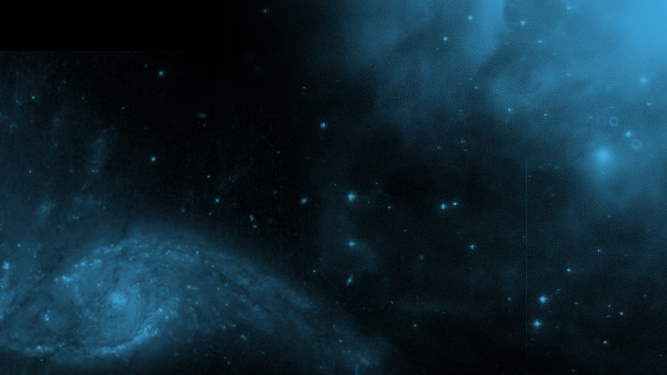
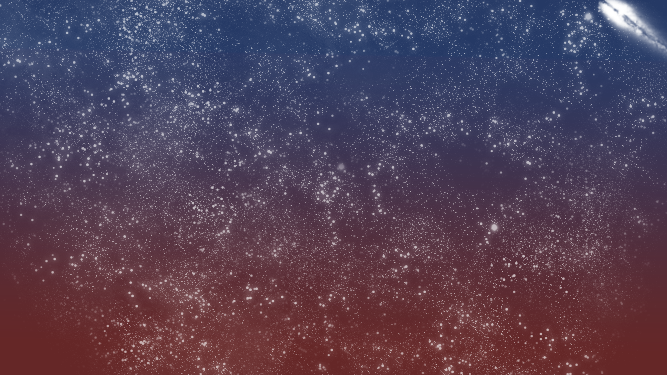
Layers edited between the first and the second 667 x 375 image:
added layer "Layer 6" above "Layer 5" over [598, 0, 667, 76]
added layer "Layer 5" (67%) above "Layer 4" over [0, 0, 667, 375]
added layer "Layer 3" (81%) above "Layer 2" over [0, 0, 667, 375]
added layer "Layer 2" above "Layer 1" over [0, 0, 667, 375]
hid "Layer 1" over [0, 0, 667, 375]
